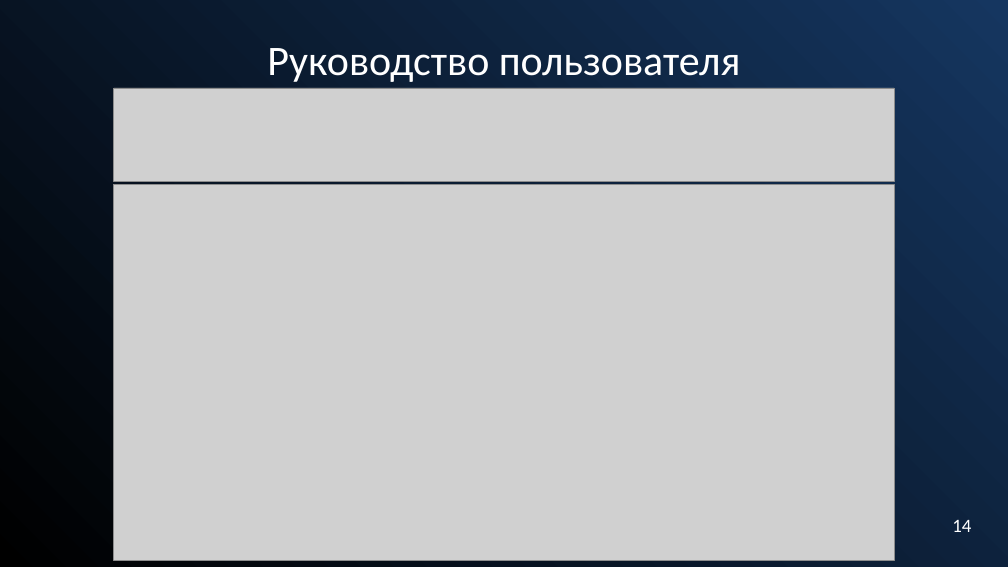
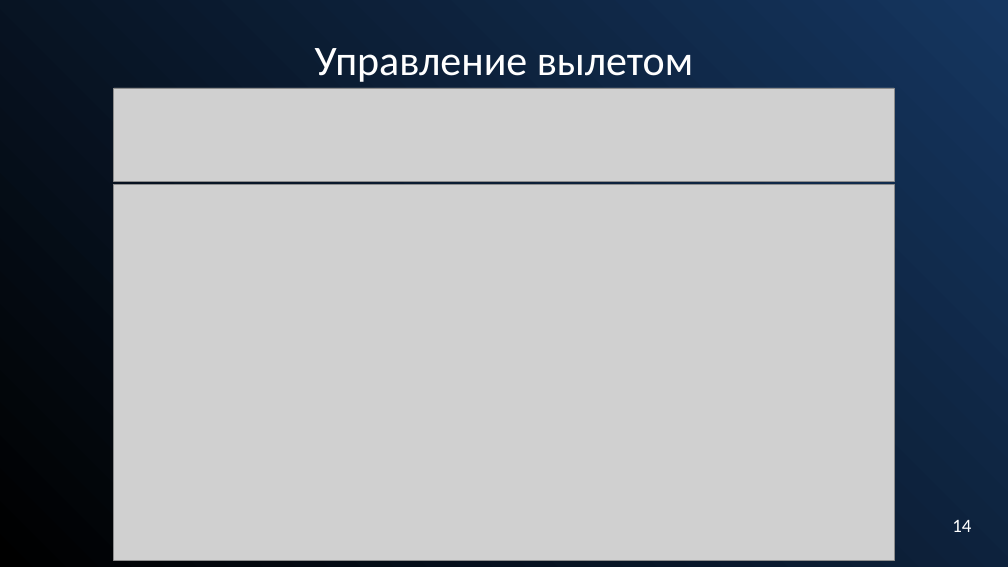
Before and after one commit to Alfamodik/AirCharter, a slide deck: slide 21 of Docs/ВКР/Презентация на защиту диплома.pptx. Drawn at 1008x567 pixels with LibreOffice and Linux fonts; fonts in the diff are those of the drawing; grey boxes stand for pictures. Boxes give left, top, right and bottom in pixels: in the first picture for what was removed or moved away, otherwise in the second. Text is boxed around its words. In the diff, an @@ line names an element or a change of style, - is before the commit and + after.

```diff
--- a/Docs/ВКР/Презентация на защиту диплома.pptx
+++ b/Docs/ВКР/Презентация на защиту диплома.pptx
@@ subtitle at bbox=[315, 48, 693, 82]: text changed @@
-Руководство пользователя
+Управление вылетом
```
Also in this commit, not shown: 13 other slides changed, 3 slides added, 5 slides removed, 2 other files.
